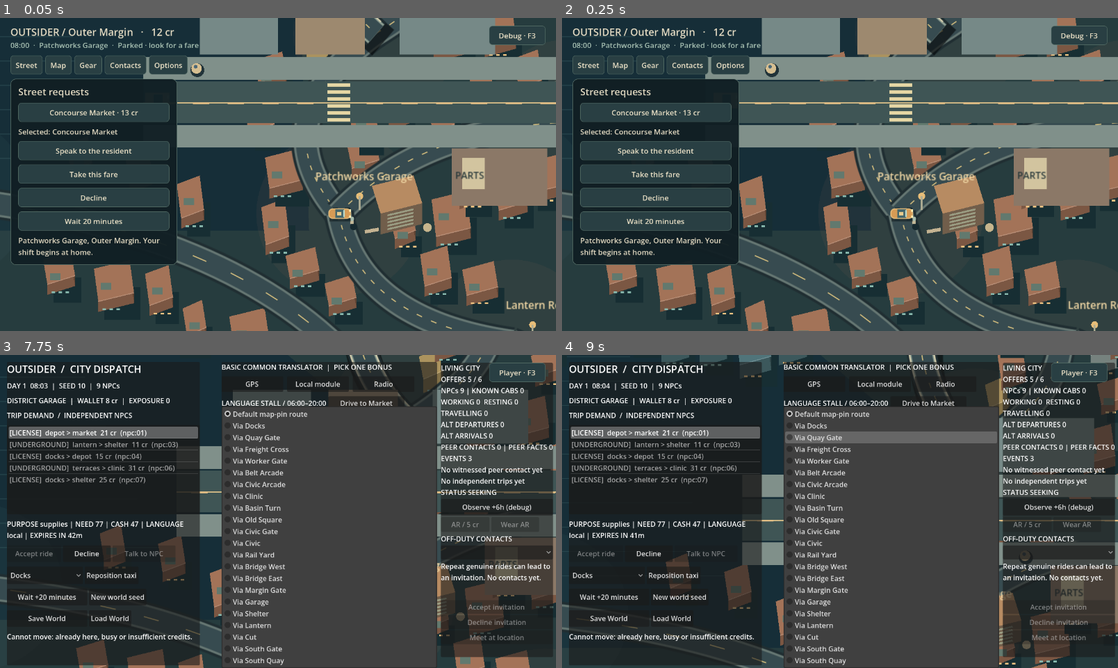
Above: before the commit, frames 1-4 (two rows, left to right).
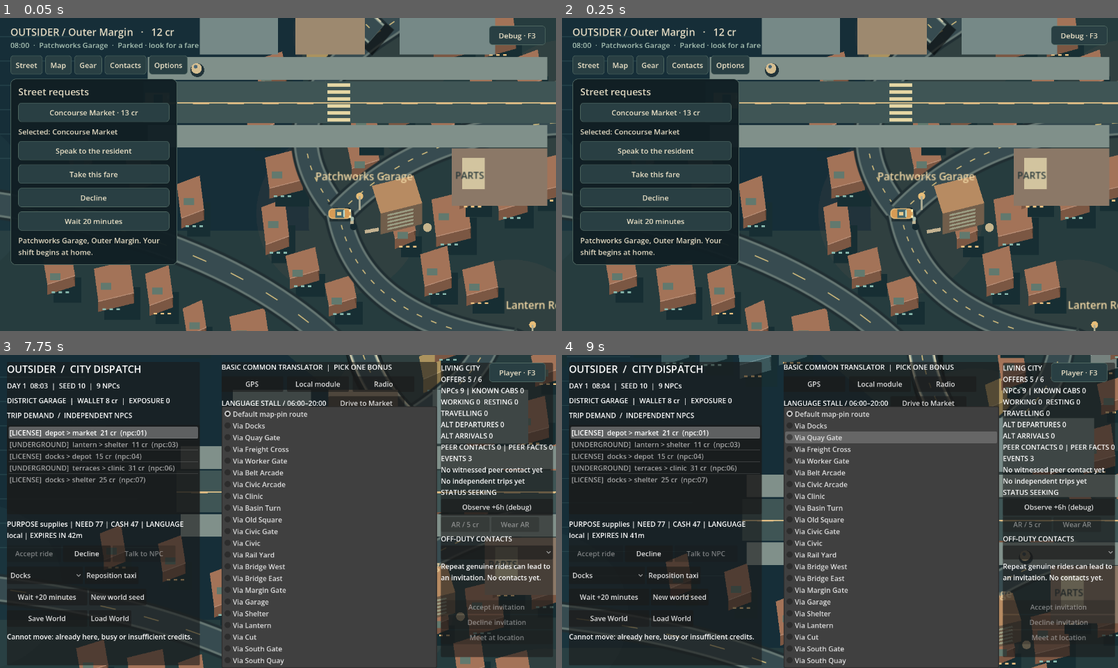
Above: after the commit, the same moments.

Repository: MohamedXIV/outsider-driver-2d
Game: Godot game, scene res://scenes/sandbox.tscn
The game is run twice, just before and just after one commit, with the same random seed, the same clock (stepped at 60 frames per second) and the same inputs.
Inputs (mouse positions are in pixels of both pictures, inside the frame that each line leads up to):
- Up to frame 1 (0.05 s): no input
- Up to frame 2 (0.25 s): no input
- Up to frame 3 (7.75 s): click "Map" at 0.5 s; click "Debug · F3" at 1.25 s; click "Accept ride" at 2 s; click "New world seed" at 2.75 s; click "Accept ride" at 3.5 s; click "New world seed" at 4.25 s; click "Decline" at 5 s; click "Docks" at 5.75 s; click "Reposition taxi" at 6.5 s; tap Enter at 7.25 s; move the mouse to (400, 495) at 7.27 s; hold D from 7.28 s (still down); tap R at 7.35 s; click (400, 495) at 7.42 s
- Up to frame 4 (9 s): move the mouse to (728, 527) at 8.02 s; release D at 8.03 s; hold S 8.03-8.78 s; tap E at 8.1 s; move the mouse to (895, 442) at 8.77 s; hold D from 8.78 s (still down); tap R at 8.85 s

The runs differ from the first frame. In frame 1, 0.3% of the frame differs, in the area x 25-100%, y 12-42%; in frame 2, 0.3%; in frame 3, less than 0.1%; in frame 4, less than 0.1%.

Commit message:
refactor: derive Patchworks nav regions and lane visuals from one reusable street module

Diff:
--- a/scripts/sandbox/sandbox_pedestrian_actor.gd
+++ b/scripts/sandbox/sandbox_pedestrian_actor.gd
@@ -3,9 +3,9 @@
 
 signal reached_site(npc_id: String)
 const SPEED: float = 72.0
-const CROSS_X: float = 320.0
-const NORTH_Y: float = 312.0
-const SOUTH_Y: float = 392.0
+const CROSS_X: float = SandboxStreetModule.CROSS_X
+const NORTH_Y: float = SandboxStreetModule.NORTH_Y
+const SOUTH_Y: float = SandboxStreetModule.SOUTH_Y
 var npc_id: String = ""
 var destination: Vector2
 var crossing_reserved: bool = false
--- /dev/null
+++ b/scripts/sandbox/sandbox_street_module.gd
@@ -0,0 +1,106 @@
+class_name SandboxStreetModule
+extends RefCounted
+
+# The same authored layout drives native sidewalk polygons, crosswalk links,
+# lane position, painted street modules, and deterministic offscreen handoff.
+# This Patchworks prototype is intentionally 1 street unit, not a global
+# traffic grid or a replacement for the city road graph.
+const CROSS_X: float = 320.0
+const NORTH_Y: float = 313.0
+const SOUTH_Y: float = 391.0
+const LANE_Y: float = 350.0
+const START: Vector2 = Vector2(155.0, NORTH_Y)
+const SITE: Vector2 = Vector2(500.0, SOUTH_Y)
+const VEHICLE_START: Vector2 = Vector2(110.0, LANE_Y)
+const OFFSCREEN_MINUTES: float = 8.0
+const NORTH_SIDEWALK: Rect2 = Rect2(100, 300, 460, 26)
+const SOUTH_SIDEWALK: Rect2 = Rect2(100, 378, 460, 26)
+const ROAD: Rect2 = Rect2(95, 328, 475, 48)
+const FRONTAGES: Array[Rect2] = [
+	Rect2(160,235,90,62), Rect2(270,235,80,62),
+	Rect2(390,235,110,62), Rect2(450,405,110,66)
+]
+
+static func waypoints() -> PackedVector2Array:
+	return PackedVector2Array([START,Vector2(CROSS_X,NORTH_Y),
+			Vector2(CROSS_X,SOUTH_Y),SITE])
+
+static func position_at(progress: float) -> Vector2:
+	var path: PackedVector2Array = waypoints()
+	var total: float = 0.0
+	for i in range(path.size()-1):
+		total += path[i].distance_to(path[i+1])
+	var remaining: float = clampf(progress,0,1)*total
+	for i in range(path.size()-1):
+		var segment_length: float = path[i].distance_to(path[i+1])
+		if remaining<=segment_length:
+			return path[i].lerp(path[i+1],remaining/segment_length)
+		remaining-=segment_length
+	return path[path.size()-1]
+
+static func progress_of(where: Vector2) -> float:
+	var path: PackedVector2Array = waypoints()
+	var total: float = 0.0
+	for i in range(path.size()-1):
+		total += path[i].distance_to(path[i+1])
+	var best_distance: float = INF
+	var best_progress: float = 0.0
+	var prior: float = 0.0
+	for i in range(path.size()-1):
+		var segment: Vector2 = path[i+1]-path[i]
+		var length: float = segment.length()
+		var t: float = clampf((where-path[i]).dot(segment)/segment.length_squared(),0,1)
+		var distance: float = where.distance_squared_to(path[i]+segment*t)
+		if distance<best_distance:
+			best_distance=distance
+			best_progress=(prior+t*length)/total
+		prior+=length
+	return clampf(best_progress,0,1)
+
+static func crossing_started(progress: float) -> bool:
+	return progress >= progress_of(Vector2(CROSS_X,NORTH_Y)) - 0.015
+
+static func crossing_finished(progress: float) -> bool:
+	return progress >= progress_of(Vector2(CROSS_X,SOUTH_Y))
+
+static func install_navigation(parent: Node2D) -> void:
+	_add_sidewalk(parent,NORTH_SIDEWALK,"NorthSidewalk")
+	_add_sidewalk(parent,SOUTH_SIDEWALK,"SouthSidewalk")
+	var link: NavigationLink2D = NavigationLink2D.new()
+	link.name="MarkedCrosswalkOnly"
+	link.navigation_layers=1
+	link.bidirectional=true
+	link.start_position=Vector2(CROSS_X,NORTH_Y)
+	link.end_position=Vector2(CROSS_X,SOUTH_Y)
+	parent.add_child(link)
+
+static func _add_sidewalk(parent: Node2D, rect: Rect2, label: String) -> void:
+	var polygon: NavigationPolygon = NavigationPolygon.new()
+	polygon.vertices=PackedVector2Array([
+		rect.position,Vector2(rect.end.x,rect.position.y),
+		rect.end,Vector2(rect.position.x,rect.end.y)])
+	polygon.add_polygon(PackedInt32Array([0,1,2,3]))
+	var region: NavigationRegion2D=NavigationRegion2D.new()
+	region.name=label
+	region.navigation_layers=1
+	region.navigation_polygon=polygon
+	parent.add_child(region)
+
+static func paint(canvas: Node2D) -> void:
+	canvas.draw_rect(ROAD,Color("3f5555"))
+	canvas.draw_rect(NORTH_SIDEWALK,Color("80908a"))
+	canvas.draw_rect(SOUTH_SIDEWALK,Color("80908a"))
+	canvas.draw_line(Vector2(95,353),Vector2(570,353),Color("d1b985"),1.5)
+	for x in range(112,570,40):
+		if x>300 and x<345:
+			continue
+		canvas.draw_line(Vector2(x,353),Vector2(x+19,353),Color("e1be85"),2)
+	for y in range(330,377,8):
+		canvas.draw_rect(Rect2(CROSS_X-13,y,26,4),Color("e5d6a4"))
+	var facade_colors: Array[Color] = [
+		Color("768987"),Color("9d896f"),Color("768987"),Color("8b7867")]
+	for i in range(FRONTAGES.size()):
+		canvas.draw_rect(FRONTAGES[i],facade_colors[i])
+	canvas.draw_rect(Rect2(462,416,26,36),Color("d2c49f"))
+	canvas.draw_string(ThemeDB.fallback_font,Vector2(454,440),"PARTS",
+			HORIZONTAL_ALIGNMENT_LEFT,-1,11,Color("28383a"))
--- a/scripts/sandbox/sandbox_street_pilot.gd
+++ b/scripts/sandbox/sandbox_street_pilot.gd
@@ -6,9 +6,9 @@
 # marked crossing, native CharacterBody2D movement and one yielding car.
 # The visible resident always belongs to one shared SandboxWorld; there
 # is no second fake population or autonomous city traffic manager.
-const CROSS_X: float = 320.0
-const NORTH_Y: float = 313.0
-const SOUTH_Y: float = 391.0
+const CROSS_X: float = SandboxStreetModule.CROSS_X
+const NORTH_Y: float = SandboxStreetModule.NORTH_Y
+const SOUTH_Y: float = SandboxStreetModule.SOUTH_Y
 const SITE: String = SandboxLocalPedestrianTrip.PATCHWORKS_PARTS
 var world: SandboxWorld = SandboxWorld.new(8)
 var pedestrian: SandboxPedestrianActor
@@ -42,18 +42,10 @@
 		if walking_npc_id.is_empty():
 			push_error("No available Patchworks resident for local walking test")
 			return
-	_build_sidewalk(Rect2(100, 300, 460, 26), "NorthSidewalk")
-	_build_sidewalk(Rect2(100, 378, 460, 26), "SouthSidewalk")
-	var link: NavigationLink2D = NavigationLink2D.new()
-	link.name = "MarkedCrosswalkOnly"
-	link.navigation_layers = 1
-	link.bidirectional = true
-	link.start_position = Vector2(CROSS_X, NORTH_Y)
-	link.end_position = Vector2(CROSS_X, SOUTH_Y)
-	add_child(link)
+	SandboxStreetModule.install_navigation(self)
 	car = SandboxTrafficVehicle.new()
 	car.name = "LocalTrafficCar"
-	car.position = Vector2(110, 350)
+	car.position = SandboxStreetModule.VEHICLE_START
 	car.collision_layer = 4
 	car.collision_mask = 2
 	var car_hitbox: CollisionShape2D = CollisionShape2D.new()
@@ -64,8 +56,8 @@
 	add_child(car)
 	pedestrian = SandboxPedestrianActor.new()
 	pedestrian.name = "ResidentWalkingToPartsCounter"
-	pedestrian.position = Vector2(155, NORTH_Y)
-	pedestrian.destination = Vector2(500, SOUTH_Y)
+	pedestrian.position = SandboxStreetModule.START
+	pedestrian.destination = SandboxStreetModule.SITE
 	pedestrian.npc_id = walking_npc_id
 	pedestrian.traffic = car
 	pedestrian.reached_site.connect(_on_resident_arrived)
@@ -78,17 +70,17 @@
 		return
 	if resume_state.get("npc_id", "") == walking_npc_id:
 		pedestrian.position = Vector2(
-				clampf(float(resume_state.get("pedestrian_x",155.0)),100.0,560.0),
+				clampf(float(resume_state.get("pedestrian_x",SandboxStreetModule.START.x)),100.0,560.0),
 				clampf(float(resume_state.get("pedestrian_y",NORTH_Y)),300.0,404.0))
 		car.position = Vector2(
-				clampf(float(resume_state.get("car_x",110.0)),100.0,570.0),
+				clampf(float(resume_state.get("car_x",SandboxStreetModule.VEHICLE_START.x)),100.0,570.0),
 				clampf(float(resume_state.get("car_y",350.0)),330.0,374.0))
 		pedestrian.crossing_reserved = bool(resume_state.get("crossing_reserved",false))
 		pedestrian.crossing_completed = bool(resume_state.get("crossing_completed",false))
 		pedestrian.did_arrive = bool(resume_state.get("did_arrive",false))
 	if current_trip.get("status", "") == "arrived":
 		pedestrian.did_arrive = true
-		pedestrian.position = Vector2(500.0,SOUTH_Y)
+		pedestrian.position = SandboxStreetModule.SITE
 		world_reported_arrival = true
 	if embedded:
 		queue_redraw()
@@ -106,21 +98,6 @@
 	label.add_theme_color_override("font_color",Color("f1e1bd"))
 	notes.add_child(label)
 	queue_redraw()
-
-func _build_sidewalk(rect: Rect2, label: String) -> void:
-	var polygon: NavigationPolygon = NavigationPolygon.new()
-	polygon.vertices = PackedVector2Array([
-		rect.position,
-		Vector2(rect.end.x, rect.position.y),
-		rect.end,
-		Vector2(rect.position.x, rect.end.y)
-	])
-	polygon.add_polygon(PackedInt32Array([0,1,2,3]))
-	var region: NavigationRegion2D = NavigationRegion2D.new()
-	region.name = label
-	region.navigation_layers = 1
-	region.navigation_polygon = polygon
-	add_child(region)
 
 func _physics_process(delta: float) -> void:
 	# This one visible vehicle uses a lane and yields to the marked crossing.
@@ -145,25 +122,7 @@
 	world_reported_arrival = SandboxLocalPedestrianTrip.arrive(world,npc_id,SITE)
 
 func _draw() -> void:
-	# Modular geometry: standard frontage strips and fixed lanes, no invented
-	# spline bending every road. Only the marked legal crossing connects sides.
-	draw_rect(Rect2(95,328,475,48),Color("3f5555"))
-	draw_rect(Rect2(95,300,475,26),Color("80908a"))
-	draw_rect(Rect2(95,378,475,26),Color("80908a"))
-	draw_line(Vector2(95,353),Vector2(570,353),Color("d1b985"),1.5)
-	for x in range(112,570,40):
-		if x > 300 and x < 345:
-			continue
-		draw_line(Vector2(x,353),Vector2(x+19,353),Color("e1be85"),2)
-	for y in range(330,377,8):
-		draw_rect(Rect2(CROSS_X-13,y,26,4),Color("e5d6a4"))
-	draw_rect(Rect2(450,405,110,66),Color("8b7867"))
-	draw_rect(Rect2(462,416,26,36),Color("d2c49f"))
-	draw_rect(Rect2(160,235,90,62),Color("768987"))
-	draw_rect(Rect2(270,235,80,62),Color("9d896f"))
-	draw_rect(Rect2(390,235,110,62),Color("768987"))
-	# Draw only the street surface; physical actors draw with their own nodes.
-	draw_string(ThemeDB.fallback_font,Vector2(454,440),"PARTS",HORIZONTAL_ALIGNMENT_LEFT,-1,11,Color("28383a"))
+	SandboxStreetModule.paint(self)
 
 func _process(_delta: float) -> void:
 	if car != null:
